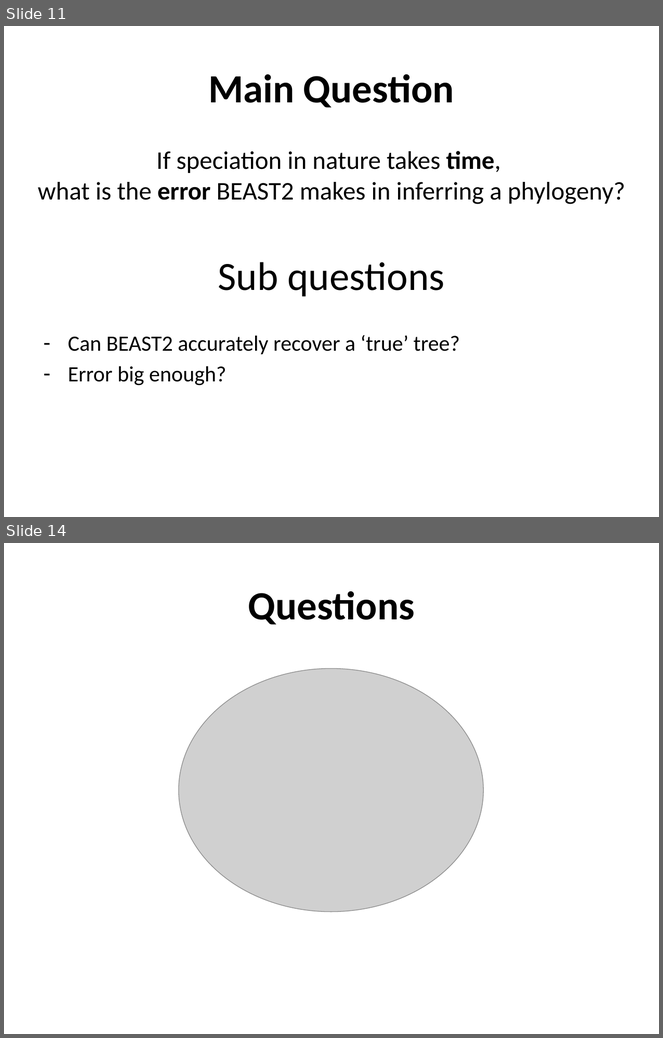
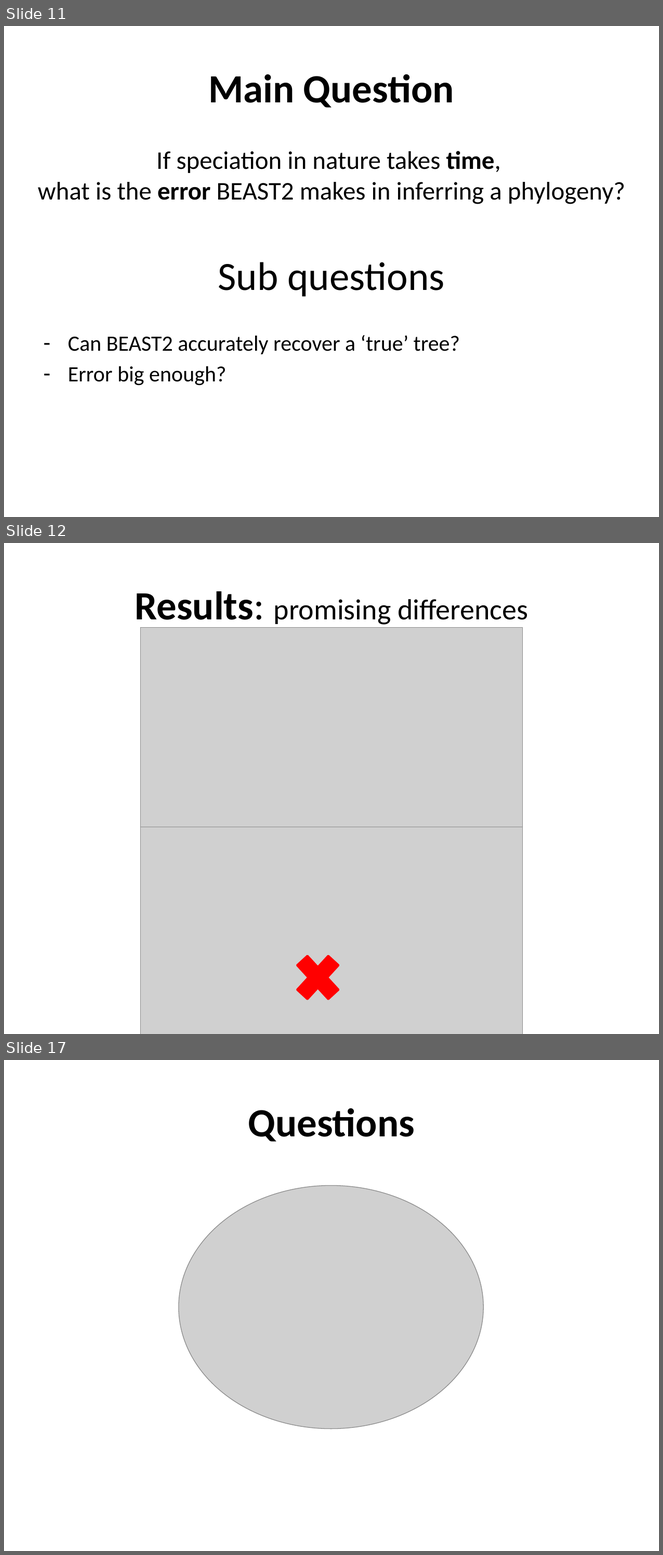
Before and after one commit to richelbilderbeek/Cer2016, a slide deck: doc/Cer2016_Femke Thon & Jolien Gay_without graphs.pptx. Shown one above the other, each under a label of ours: slides 11 and 14 before the commit, slides 11, 12 and 17 after it; the slides between them are not shown. The pictures are 663x1038 and 663x1555 pixels, drawn with LibreOffice and Linux fonts; fonts in the diff are those of the drawing; grey boxes stand for pictures; background and template pictures are left out. Boxes give left, top, right and bottom in pixels: in the first picture for what was removed or moved away, otherwise in the second. Text is boxed around its words. In the diff, an @@ line names an element or a change of style, - is before the commit and + after.

```diff
--- a/doc/Cer2016_Femke Thon & Jolien Gay_without graphs.pptx
+++ b/doc/Cer2016_Femke Thon & Jolien Gay_without graphs.pptx
@@ slide 12 added at bbox=[4, 543, 659, 1034], background picture (left out) @@
@@ title added at bbox=[135, 591, 528, 629], 32 pt, text #000000 @@
+Results: promising differences
@@ picture added at bbox=[140, 628, 522, 840] @@
@@ picture added at bbox=[140, 827, 522, 1034] @@
@@ cross added at bbox=[288, 945, 348, 1011], fill #FF0000, outline #FF0000 2 pt @@
@@ what was slide 14 is now slide 17 @@
```
Also in this commit, not shown: 1 slide changed, 3 other slides added, 1 slide removed.
